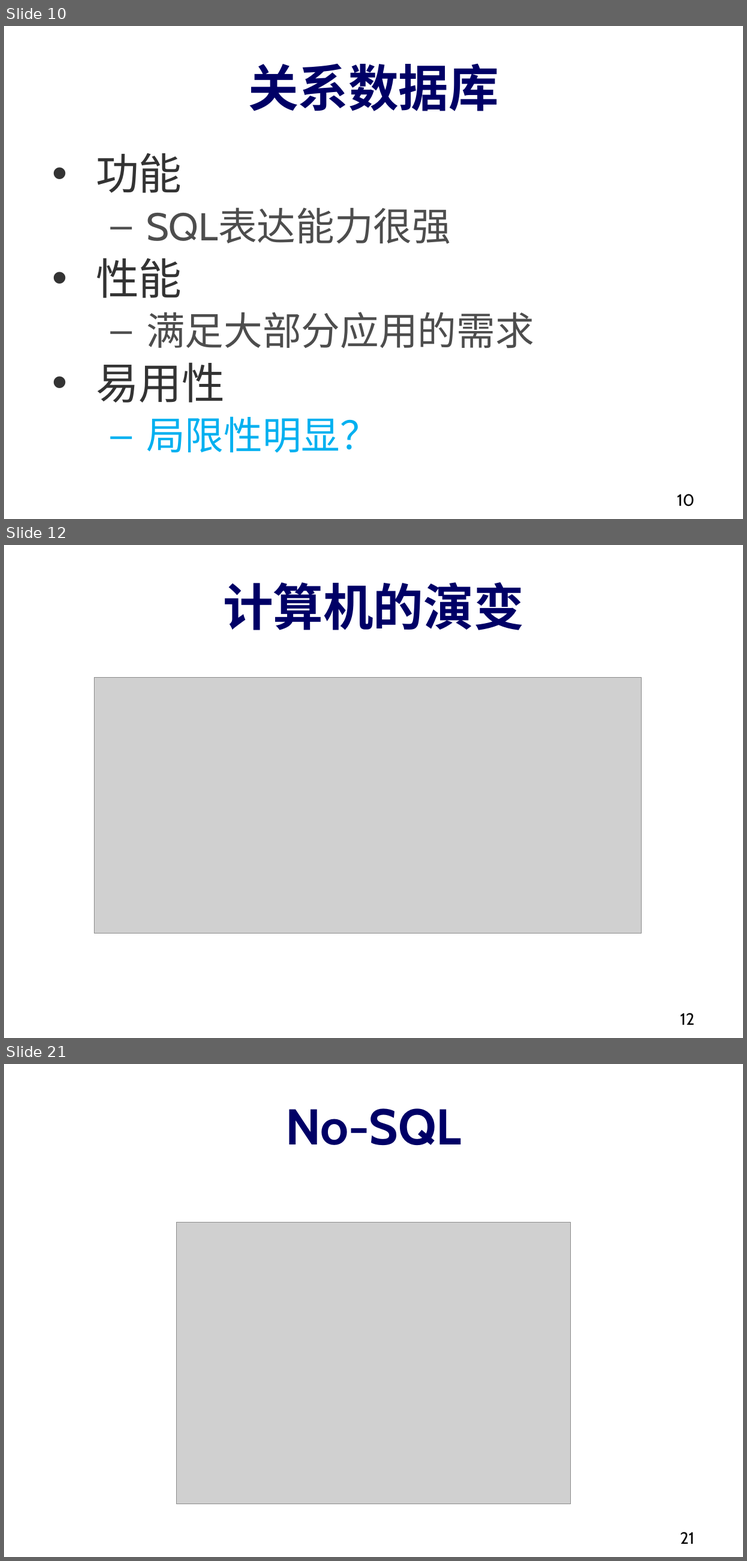
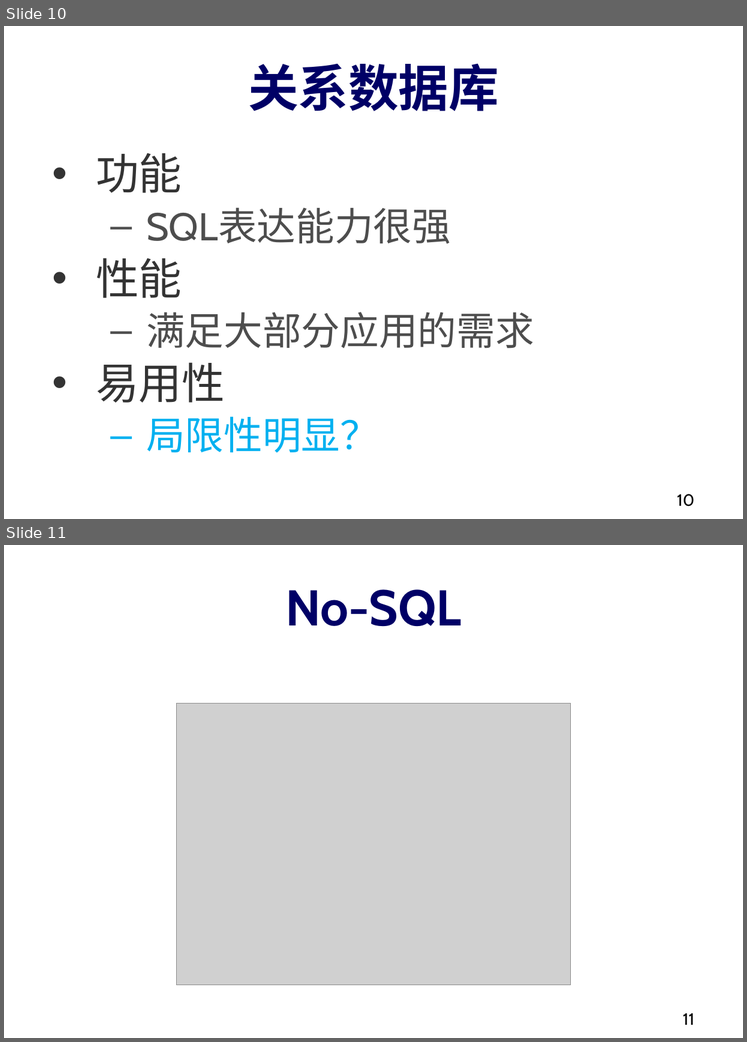
Before and after one commit to dase314/dase314.github.io, a slide deck: files/W1-Intro.pptx. Shown one above the other, each under a label of ours: slides 10, 12 and 21 before the commit, slides 10 and 11 after it; the slides between them are not shown. The pictures are 747x1561 and 747x1042 pixels, drawn with LibreOffice and Linux fonts; fonts in the diff are those of the drawing; grey boxes stand for pictures. Boxes give left, top, right and bottom in pixels: in the first picture for what was removed or moved away, otherwise in the second. Text is boxed around its words. In the diff, an @@ line names an element or a change of style, - is before the commit and + after.

```diff
--- a/files/W1-Intro.pptx
+++ b/files/W1-Intro.pptx
@@ slide 12 removed at [4,545,743,1038], background #FFFFFF @@
@@ title removed at [223,582,524,630] @@
-计算机的演变
@@ picture removed at [94,678,641,933] @@
@@ page number removed at [680,1012,695,1024] @@
-12
@@ what was slide 21 is now slide 11 @@
@@ page number at [683,1013,695,1024]: text changed @@
-21
+11
```
Also in this commit, not shown: 2 slides changed, 1 slide added, 9 other slides removed, 6 other files.
